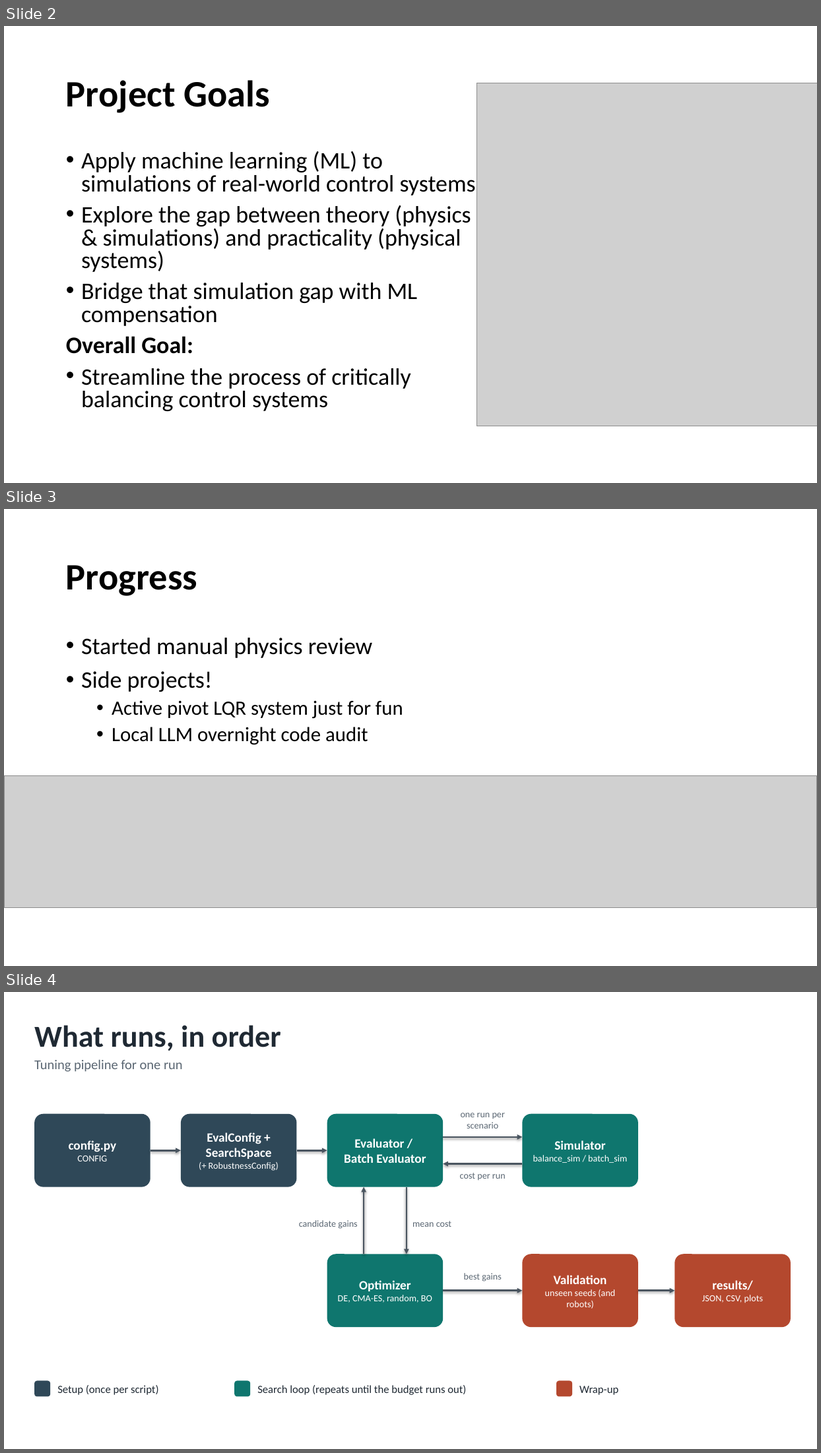
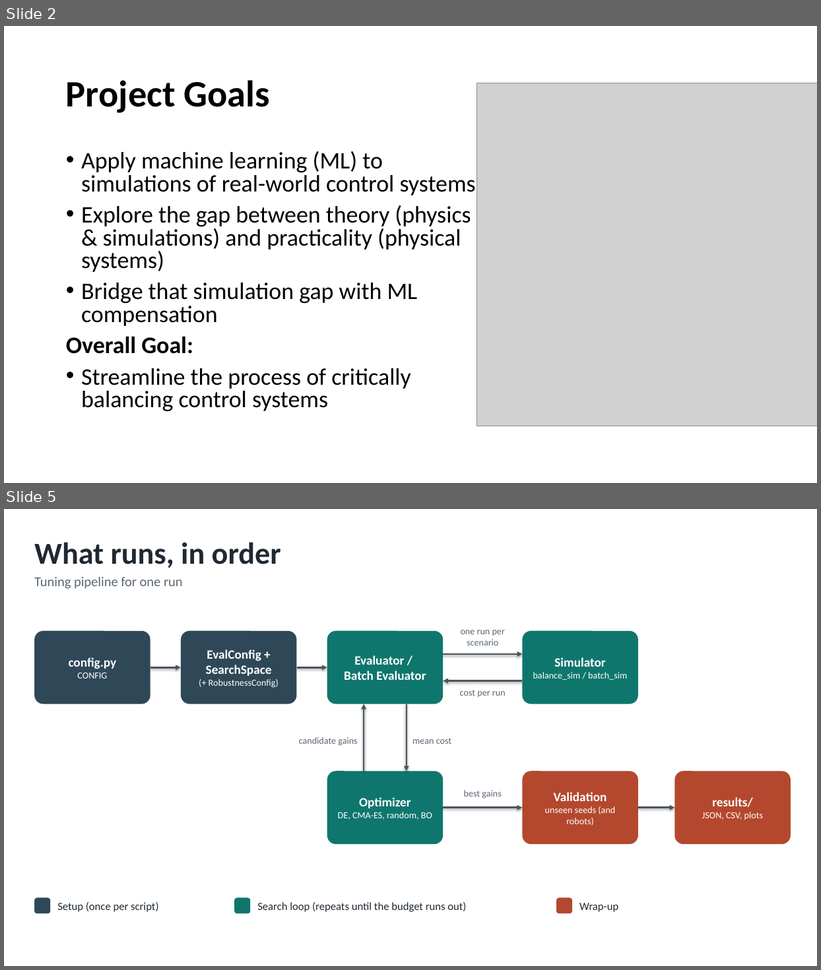
Before and after one commit to evandm4/engr-10301h-balancing-robot, a slide deck: docs/Evan Moore Progress Update.pptx. Shown one above the other, each under a label of ours: slides 2, 3 and 4 before the commit, slides 2 and 5 after it; the slides between them are not shown. The pictures are 821x1453 and 821x970 pixels, drawn with LibreOffice and Linux fonts; fonts in the diff are those of the drawing; grey boxes stand for pictures. Boxes give left, top, right and bottom in pixels: in the first picture for what was removed or moved away, otherwise in the second. Text is boxed around its words. In the diff, an @@ line names an element or a change of style, - is before the commit and + after.

```diff
--- a/docs/Evan Moore Progress Update.pptx
+++ b/docs/Evan Moore Progress Update.pptx
@@ slide 3 removed at (x1=4, y1=509, x2=817, y2=966), background #FFFFFF @@
@@ title removed at (x1=66, y1=565, x2=197, y2=596) @@
-Progress
@@ text removed at (x1=81, y1=638, x2=403, y2=745) @@
-• Started manual physics review
-• Side projects!
-  • Active pivot LQR system just for fun
-  • Local LLM overnight code audit
@@ picture removed at (x1=4, y1=776, x2=817, y2=908) @@
@@ what was slide 4 is now slide 5 @@
```
Also in this commit, not shown: 5 slides changed, 3 slides added, 1 other slide removed, 2 other files.
